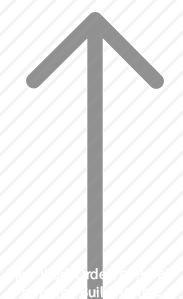
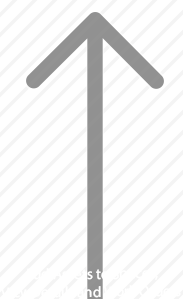
Revision of a layered 183 x 299 image; what changed, layer by layer:
renamed "View Work Orders of Assets from The Building Tree" to "Add Assets to Spaces, ViewDetails and Work Orders", painted on it over [2, 268, 181, 298]
